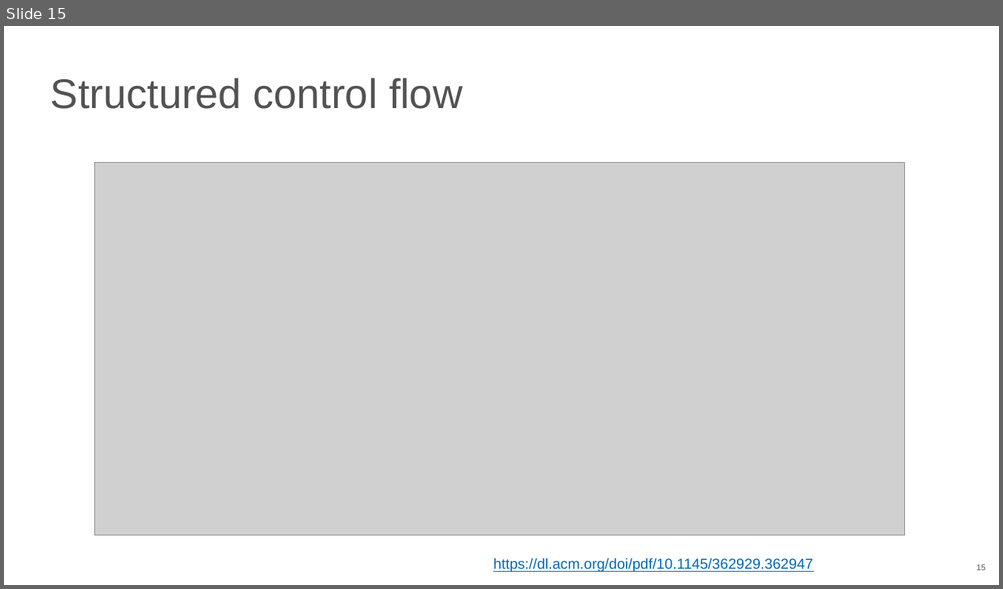
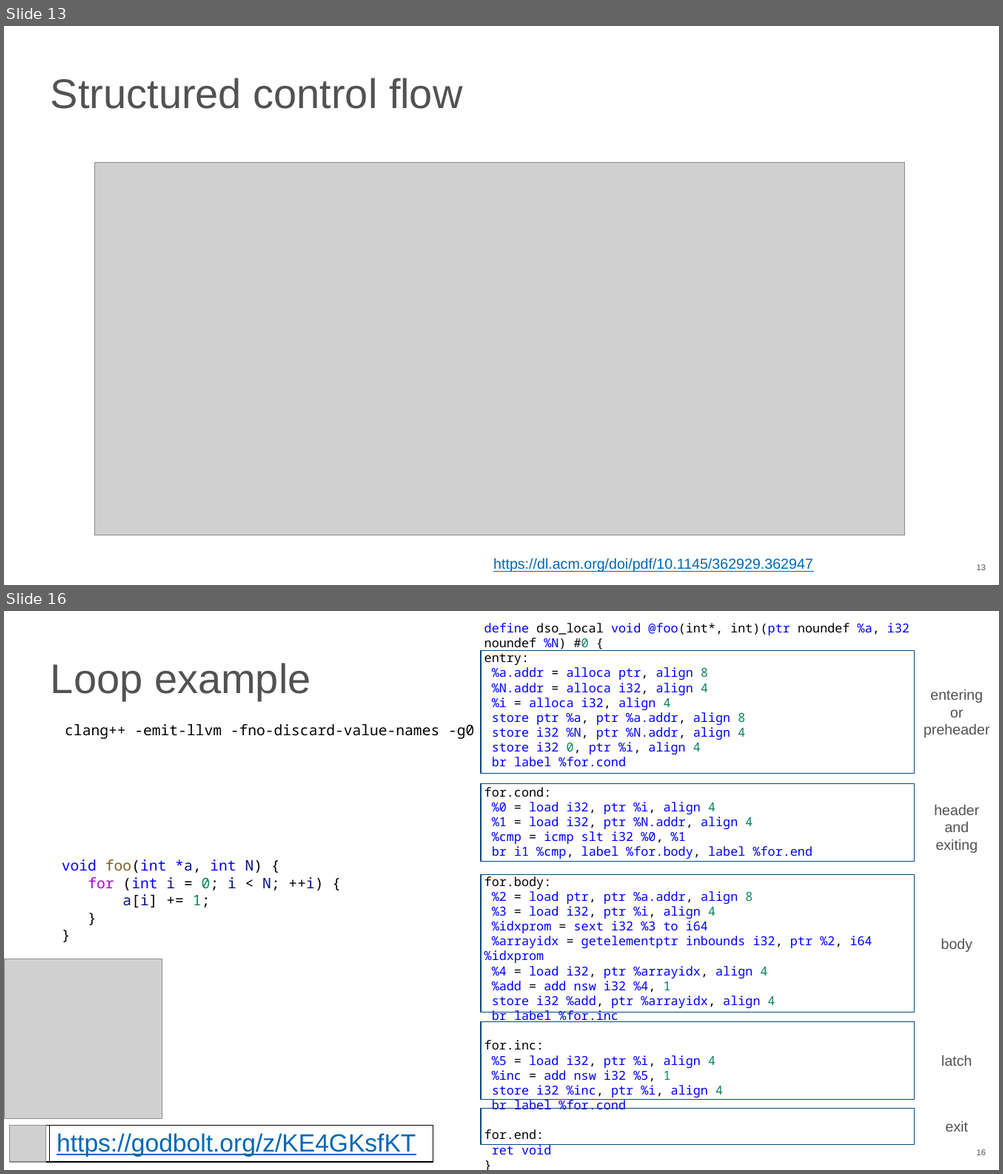
Before and after one commit to NN-complr-tech/Complr-course-lectures, a slide deck: 06-Optimizations-2.pptx. Shown one above the other, each under a label of ours: slide 15 before the commit, slides 13 and 16 after it; the slides between them are not shown. The pictures are 1003x589 and 1003x1174 pixels, drawn with LibreOffice and Linux fonts; fonts in the diff are those of the drawing; grey boxes stand for pictures. Boxes give left, top, right and bottom in pixels: in the first picture for what was removed or moved away, otherwise in the second. Text is boxed around its words. In the diff, an @@ line names an element or a change of style, - is before the commit and + after.

```diff
--- a/06-Optimizations-2.pptx
+++ b/06-Optimizations-2.pptx
@@ slide 16 added at (4,611,999,1170), background #FFFFFF; not listed: 1 template element that a slide beside it also shows @@
@@ text added at (484,623,909,1155), 12 pt, text #0000FF @@
+define dso_local void @foo(int*, int)(ptr noundef %a, i32 noundef %N) #0 {
+entry:
+%a.addr = alloca ptr, align 8
+%N.addr = alloca i32, align 4
+%i = alloca i32, align 4
+store ptr %a, ptr %a.addr, align 8
+store i32 %N, ptr %N.addr, align 4
+store i32 0, ptr %i, align 4
+br label %for.cond
+for.cond:
+%0 = load i32, ptr %i, align 4
+%1 = load i32, ptr %N.addr, align 4
+%cmp = icmp slt i32 %0, %1
+br i1 %cmp, label %for.body, label %for.end
+for.body:
+%2 = load ptr, ptr %a.addr, align 8
+%3 = load i32, ptr %i, align 4
+%idxprom = sext i32 %3 to i64
+%arrayidx = getelementptr inbounds i32, ptr %2, i64 %idxprom
+%4 = load i32, ptr %arrayidx, align 4
+%add = add nsw i32 %4, 1
+store i32 %add, ptr %arrayidx, align 4
+br label %for.inc
+for.inc:
+%5 = load i32, ptr %i, align 4
+%inc = add nsw i32 %5, 1
+store i32 %inc, ptr %i, align 4
+br label %for.cond
+for.end:
+ret void
+}
@@ rectangle added at (481,650,914,774), outline #004A86 0.75 pt @@
@@ title added at (51,663,311,701), 40 pt, text #525252 @@
+Loop example
@@ text added at (923,689,989,738), 14 pt, text #525252 @@
+entering
+or
+preheader
@@ text added at (65,724,474,739), 14 pt, text #000000 @@
+clang++ -emit-llvm -fno-discard-value-names -g0
@@ rectangle added at (481,783,914,861), outline #004A86 0.75 pt @@
@@ text added at (933,805,979,853), 14 pt, text #525252 @@
+header
+and
+exiting
@@ text added at (62,860,323,908), 14 pt, text #000000 @@
+void foo(int *a, int N) {
+for (int i = 0; i < N; ++i) {
+a[i] += 1;
+}
+}
@@ rectangle added at (481,874,914,1012), outline #004A86 0.75 pt @@
@@ text added at (941,939,973,952), 14 pt, text #525252 @@
+body
@@ picture added at (4,959,162,1119) @@
@@ rectangle added at (481,1022,914,1099), outline #004A86 0.75 pt @@
@@ text added at (941,1056,971,1066), 14 pt, text #525252 @@
+latch
@@ rectangle added at (481,1109,914,1145), outline #004A86 0.75 pt @@
@@ rectangle added at (9,1126,432,1162), fill #FFFFFF, outline #000000 0.75 pt @@
@@ picture added at (9,1126,45,1162) @@
@@ rectangle added at (50,1126,433,1162), fill #FFFFFF, outline #000000 0.75 pt, 24 pt, text #0068B5, underline @@
+https://godbolt.org/z/KE4GKsfKT
@@ text added at (945,1122,968,1132), 14 pt, text #525252 @@
+exit
@@ what was slide 15 is now slide 13 @@
@@ page number at (976,565,985,571): text changed @@
-15
+13
```
Also in this commit, not shown: 6 slides changed, 5 other slides added.
